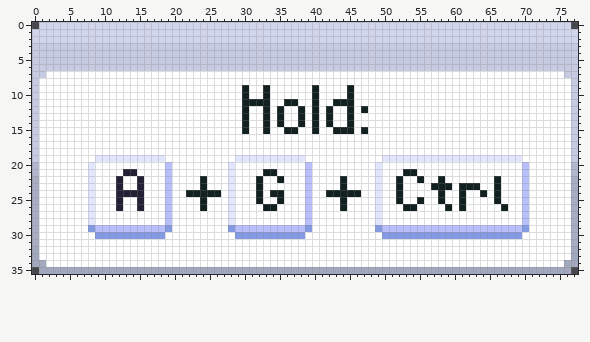
Pixel-art file, stored at art/window_hold.aseprite. Above is the file before it was changed.
78x36 pixels, 1 frame. Colours within 5 levels of each other are drawn and written as one.
Now the later version:
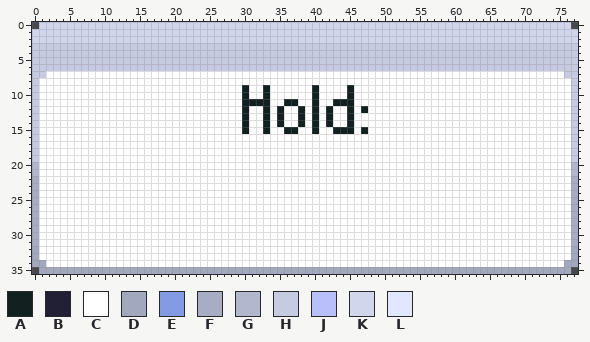
Palette (. is transparent): A #122020  B #222034  C #ffffff  D #a2a8bd  E #849be4  F #a8adc3  G #b2b7cd  H #c6cbe2  J #b9bffb  K #d1d6ed  L #e3e6ff
Changes in this commit:
layer "Layer 5" now hidden
Colour A becomes colour C in row 21 at x 33 to 34 and 53 to 54; in row 22 at x 24, 32, 35, 44, 52, 55, 58 and 66; in row 23 at x 24, 32, 44, 52, 57 to 59, 61 to 63 and 66; in row 24 at x 22 to 26, 32, 34 to 35, 42 to 46, 52, 58, 61, 64 and 66; in row 25 at x 24, 32, 35, 44, 52, 55, 58, 61 and 66; in row 26 at x 24, 33 to 34, 44, 53 to 54, 59, 61 and 67.
Colour B becomes colour C in row 21 at x 13 to 14; in rows 22 to 23 at x 12 and 15; in row 24 at x 12 to 15; in rows 25 to 26 at x 12 and 15.
Colour E becomes colour C in row 29 at x 8, 19, 28, 39, 49 and 70; in row 30 at x 9 to 18, 29 to 38 and 50 to 69.
Colour J becomes colour C in rows 20 to 28 at x 19, 39 and 70; in row 29 at x 9 to 18, 29 to 38 and 50 to 69.
Colour L becomes colour C in row 19 at x 9 to 18, 29 to 38 and 50 to 69; in rows 20 to 28 at x 8, 28 and 49.
Where, in picture pixels (left, top, right, bottom), the same in both pictures:
changed: (88, 155, 529, 239)
